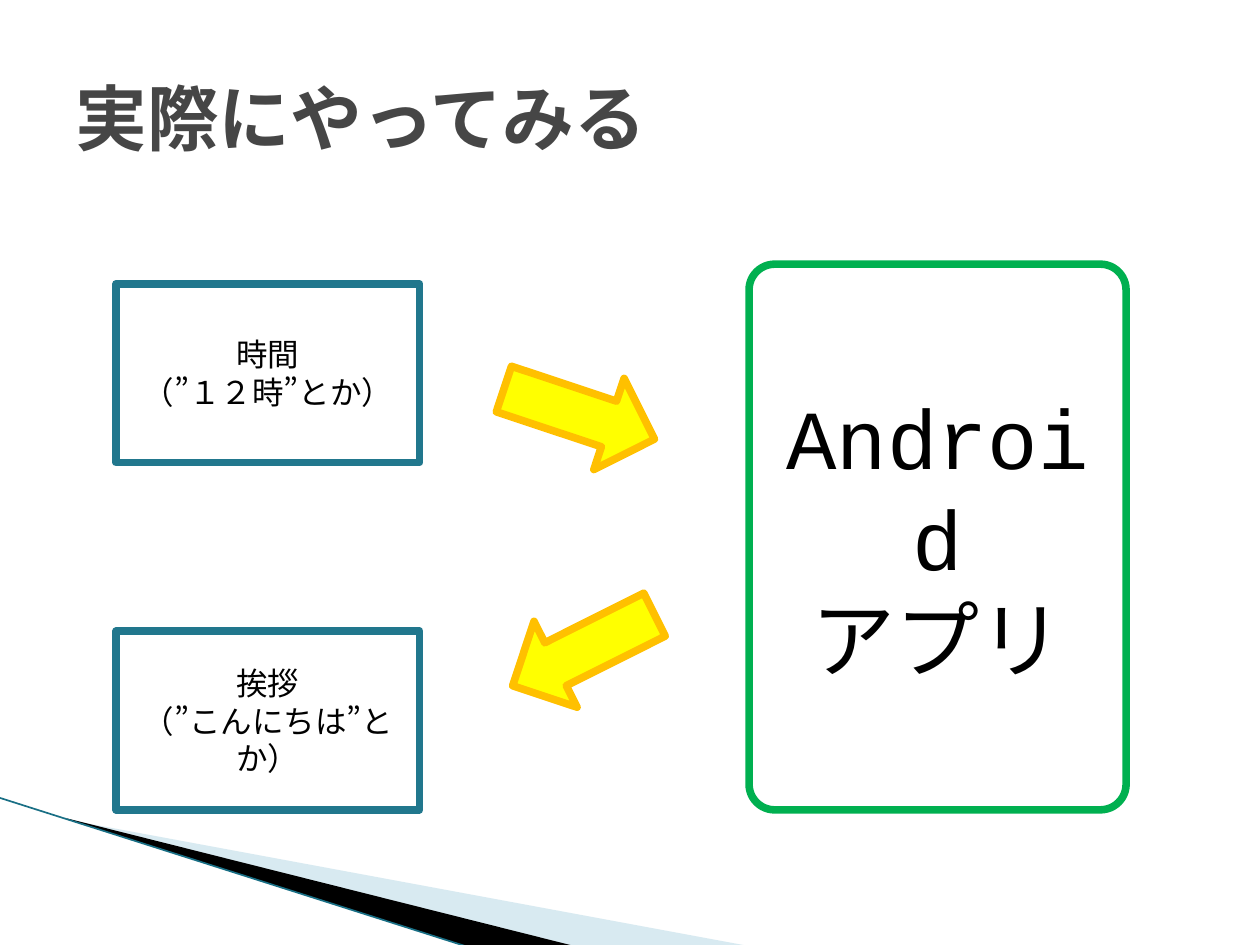
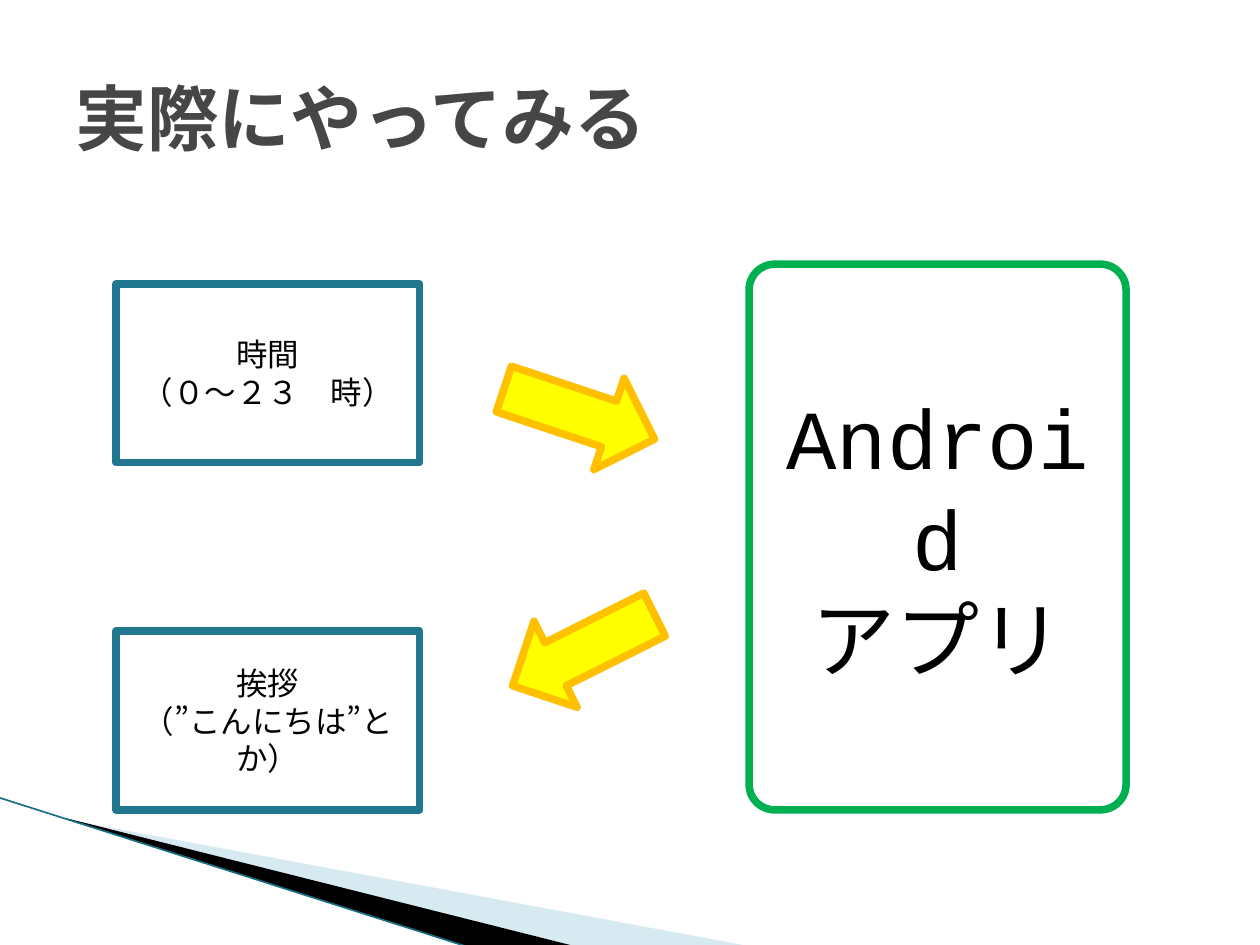
Before and after one commit to YAMADA-Yusuke/teck_talk, a slide deck: slide 6 of テスト駆動開発（TDD）.pptx. Drawn at 1260x945 pixels with LibreOffice and Linux fonts; fonts in the diff are those of the drawing; background and template pictures are left out. Boxes give left, top, right and bottom in pixels: in the first picture for what was removed or moved away, otherwise in the second. Text is boxed around its words. In the diff, an @@ line names an element or a change of style, - is before the commit and + after.

```diff
--- a/テスト駆動開発（TDD）.pptx
+++ b/テスト駆動開発（TDD）.pptx
@@ text in rectangle at bbox=[142, 377, 394, 407]: text changed @@
-（”１２時”とか）
+（０～２３ 時）
```
Also in this commit, not shown: 1 other slide changed, 1 slide added, 4 other files.
